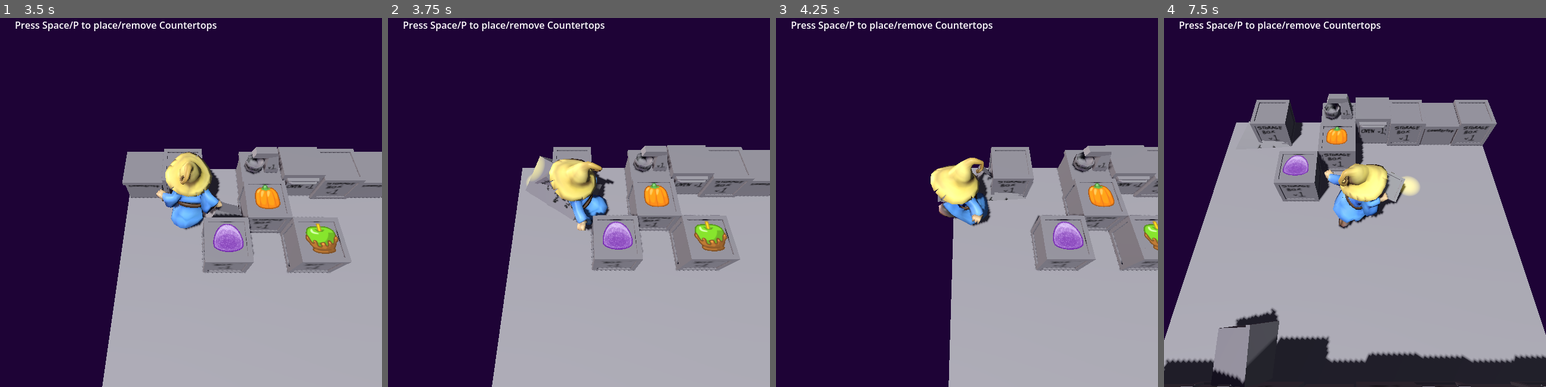
Above: before the commit, frames 1-4 (left to right).
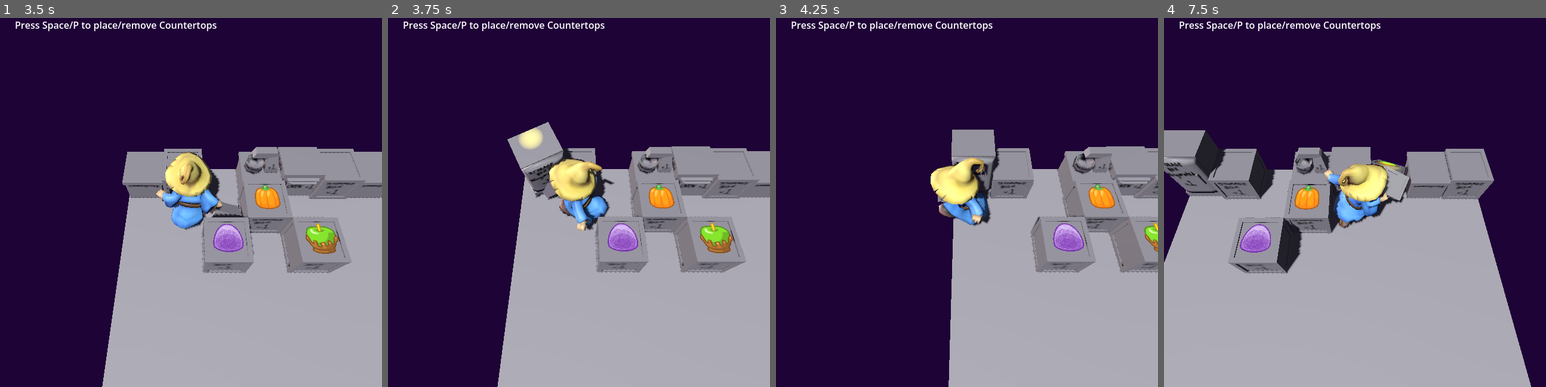
Above: after the commit, the same moments.

Repository: AdmiralPotato/halloween_game_2026
Game: Godot game, scene res://map/TilemapTest.tscn
Same seed, same stepped clock (60 frames per second), same inputs: the game is played once before the commit and once after it.
Inputs (mouse positions are in pixels of both pictures, inside the frame that each line leads up to):
- Up to frame 1 (3.5 s): tap Space every 0.75 s from 0.5 to 2.75 s; move the mouse to (275, 176) at 0.52 s; hold Right (move_right) 0.53-1.28 s; tap P (pickup) at 0.6, 1.35, 2.3, 2.85 s; move the mouse to (114, 213) at 1.27 s; hold Down (move_down) 1.28-2.03 s; move the mouse to (229, 110) at 2.02 s; hold Right (move_right) 2.03-2.78 s; tap C (toggle_rearrange) at 2.1 s; move the mouse to (171, 272) at 2.77 s; hold Up (move_up) from 2.78 s (still down)
- Up to frame 2 (3.75 s): tap Space at 3.5 s; move the mouse to (693, 254) at 3.52 s; release Up (move_up) at 3.53 s; hold Left (move_left) from 3.53 s (still down); tap P (pickup) at 3.6 s
- Up to frame 3 (4.25 s): keep holding Left (move_left)
- Up to frame 4 (7.5 s): tap Space at 4.25 s; move the mouse to (1240, 139) at 4.27 s; tap C (toggle_rearrange) at 4.35, 6.6 s; tap P (pickup) at 4.55, 5.1, 5.85, 6.8, 7.35 s; move the mouse to (1374, 195) at 5.02 s; release Left (move_left) at 5.03 s; hold Down (move_down) 5.03-5.78 s; move the mouse to (1297, 99) at 5.77 s; hold Right (move_right) 5.78-6.53 s; move the mouse to (1439, 176) at 6.52 s; hold Up (move_up) 6.53-7.28 s; move the mouse to (1278, 213) at 7.27 s; hold Right (move_right) from 7.28 s (still down)

Frame 1 is identical in both runs. In frame 2, 6.8% of the frame differs, in the area x 27-100%, y 28-100%; in frame 3, 3.4%; in frame 4, 33%, in the area x 0-100%, y 20-100%.

Commit message:
Fix random rotations when spamming pickup/place

Diff:
--- a/map/TestPlayer.tscn
+++ b/map/TestPlayer.tscn
@@ -57,73 +57,73 @@
 [node name="mage" parent="." unique_id=645908498 instance=ExtResource("2_rn8i4")]
 transform = Transform3D(2, 0, 0, 0, 2, 0, 0, 0, 2, 0, 0, 0)
 
-[node name="Skeleton3D" parent="mage/mage_bones" parent_id_path=PackedInt32Array(645908498, 1087787856) index="0" unique_id=145731199]
-bones/1/position = Vector3(-0.0051319506, 0.34207237, -0.15407808)
-bones/1/rotation = Quaternion(-0.0003616798, 0.7320292, 0.681262, 0.0039113844)
-bones/2/rotation = Quaternion(0.7144226, -0.0046402793, 0.0024735513, 0.6996948)
-bones/3/rotation = Quaternion(0.12815844, -0.008899561, 0.0702262, 0.9892242)
-bones/4/rotation = Quaternion(-0.29753688, 0.017597122, 0.034938633, 0.95390856)
-bones/5/rotation = Quaternion(0.02509516, 0.06864123, -0.025064021, 0.9970108)
-bones/6/rotation = Quaternion(0.34030646, -0.0016818515, 0.028611097, 0.93987775)
-bones/7/rotation = Quaternion(0.016301543, -0.0017302443, 0.051199954, 0.9985539)
-bones/8/rotation = Quaternion(0.7450108, -0.040374342, 0.16014896, 0.6462826)
-bones/9/rotation = Quaternion(0.66162765, -0.123137936, -0.030722754, 0.73901427)
-bones/10/rotation = Quaternion(0.74323016, -0.02733102, 0.1298017, 0.6557542)
-bones/11/rotation = Quaternion(0.7907568, 0.13859348, -0.003481016, 0.5962244)
-bones/12/rotation = Quaternion(0.8436773, -1.955152e-08, -2.2739827e-07, 0.5368507)
-bones/13/rotation = Quaternion(0.8649034, -3.2147618e-08, -4.951772e-08, -0.5019383)
-bones/14/rotation = Quaternion(0.7661683, -0.36009994, -0.46211076, -0.26413646)
-bones/15/rotation = Quaternion(0.7661151, 0.36019278, 0.4620382, -0.26429066)
-bones/16/rotation = Quaternion(-0.6109797, 0.53018886, 0.23217884, 0.5400895)
-bones/17/rotation = Quaternion(-0.5061792, -0.09273086, -0.072412364, 0.85436535)
-bones/18/rotation = Quaternion(-0.057696808, -1.6810371e-07, -0.38079756, 0.92285657)
-bones/19/rotation = Quaternion(-0.56991756, 0.7615509, -0.019096004, 0.30800933)
-bones/20/rotation = Quaternion(0.21159357, 0.34280688, 0.18135983, 0.8971178)
-bones/22/position = Vector3(-3.4847258e-10, 0.112499796, 9.617793e-09)
-bones/22/rotation = Quaternion(-1.3871116e-07, 5.4072903e-08, -0.7071098, 0.70710385)
-bones/23/rotation = Quaternion(-0.29382685, 0.8667987, -0.20759442, 0.3452977)
-bones/24/rotation = Quaternion(0.5311241, 0.63966423, 0.15186685, -0.53448427)
-bones/25/rotation = Quaternion(-0.43401238, 0.43303657, 0.49917454, 0.61232126)
-bones/26/rotation = Quaternion(-0.055649642, -7.729978e-08, 0.3672882, 0.92844087)
-bones/27/rotation = Quaternion(-0.20256172, 0.29816556, -0.73106486, 0.5793188)
-bones/28/rotation = Quaternion(-0.041926995, -0.82592225, -0.14567634, 0.5430223)
-bones/30/position = Vector3(-0.0048954147, 0.06399489, 0.011891585)
-bones/30/rotation = Quaternion(0.46853435, 0.47156656, 0.50569457, 0.54988503)
-bones/31/rotation = Quaternion(-0.16065513, 0.3049003, -0.5945873, 0.72642386)
-bones/32/rotation = Quaternion(-0.11678641, 0.88925797, -0.4400022, 0.044488087)
-bones/33/rotation = Quaternion(0.16884397, 0.869236, -0.46433797, -0.017627122)
-bones/34/rotation = Quaternion(-0.18996975, 0.9817633, 0.0017771161, -0.0070147957)
-bones/35/rotation = Quaternion(0.18987331, 0.9816523, 0.006296616, -0.016348189)
-bones/36/rotation = Quaternion(0.11291866, 1.7932182e-07, -1.325244e-07, 0.99360424)
+[node name="Skeleton3D" parent="mage/mage_bones" parent_id_path=PackedInt32Array(645908498, 907022497) index="0" unique_id=1433606933]
+bones/1/position = Vector3(0.021127319, 0.3094987, -0.15905851)
+bones/1/rotation = Quaternion(0.027981797, 0.7391024, 0.67295265, -0.008914059)
+bones/2/rotation = Quaternion(0.6709428, -3.4703597e-05, 1.8260673e-05, 0.74150914)
+bones/3/rotation = Quaternion(0.12643549, -0.04818388, -0.019725865, 0.9906076)
+bones/4/rotation = Quaternion(-0.19657372, -0.039399885, 0.045221105, 0.97865295)
+bones/5/rotation = Quaternion(0.20685208, 0.026810251, -0.024462828, 0.97769886)
+bones/6/rotation = Quaternion(0.34030646, -0.0016818547, 0.028611166, 0.93987775)
+bones/7/rotation = Quaternion(0.014280337, 0.14809091, -0.15555856, 0.9765587)
+bones/8/rotation = Quaternion(0.6654972, 0.17739828, 0.2451157, 0.6823208)
+bones/9/rotation = Quaternion(0.47610825, 0.029077448, -0.1662255, 0.8630438)
+bones/10/rotation = Quaternion(0.4906178, -0.0592964, 0.04574238, 0.86815083)
+bones/11/rotation = Quaternion(0.5367939, 0.08260316, -0.0032361078, 0.83965385)
+bones/12/rotation = Quaternion(0.7837049, 0.092584684, 0.037855364, 0.6130268)
+bones/13/rotation = Quaternion(0.9057378, 0.065476194, -0.063076355, -0.41397268)
+bones/14/rotation = Quaternion(0.79905903, -0.25846824, -0.52595854, -0.13441133)
+bones/15/rotation = Quaternion(0.76903665, 0.39505213, 0.44106627, -0.24078435)
+bones/16/rotation = Quaternion(-0.64303386, 0.4060495, 0.38233596, 0.52483386)
+bones/17/rotation = Quaternion(-0.5447855, -0.03927927, 0.037247043, 0.83682644)
+bones/18/rotation = Quaternion(-0.05582625, -2.2025782e-07, -0.36845192, 0.9279691)
+bones/19/rotation = Quaternion(-0.55805385, 0.77544373, 0.28182054, 0.08854383)
+bones/20/rotation = Quaternion(0.41631985, 0.34676513, 0.109638706, 0.83331335)
+bones/22/position = Vector3(9.534065e-09, 0.11249981, -8.655775e-09)
+bones/22/rotation = Quaternion(-2.1488093e-07, 1.23216e-07, -0.7071098, 0.70710385)
+bones/23/rotation = Quaternion(-0.21918054, 0.95344, -0.0023876727, 0.20713869)
+bones/24/rotation = Quaternion(0.5845406, 0.5721496, 0.16166344, -0.55210704)
+bones/25/rotation = Quaternion(-0.28506014, 0.278655, 0.4914261, 0.77433366)
+bones/26/rotation = Quaternion(-0.110685594, -9.872021e-08, 0.73052615, 0.67385477)
+bones/27/rotation = Quaternion(-0.17139065, 0.03497323, -0.91483927, 0.36396614)
+bones/28/rotation = Quaternion(-0.210491, -0.71593416, -0.5788436, 0.32874292)
+bones/30/position = Vector3(-0.004895397, 0.0639949, 0.01189163)
+bones/30/rotation = Quaternion(0.4685341, 0.47156608, 0.5056949, 0.5498854)
+bones/31/rotation = Quaternion(-0.2447698, 0.32225475, -0.6266189, 0.6660243)
+bones/32/rotation = Quaternion(-0.074649476, 0.8443799, -0.48704186, 0.2103338)
+bones/33/rotation = Quaternion(0.2051884, 0.8480879, -0.47331592, 0.12089947)
+bones/34/rotation = Quaternion(-0.18996975, 0.9817633, 0.0017767326, -0.007014723)
+bones/35/rotation = Quaternion(0.1898733, 0.9816523, 0.006296236, -0.016348261)
+bones/36/rotation = Quaternion(0.11291905, 1.8075725e-07, -1.3363022e-07, 0.99360424)
 bones/37/rotation = Quaternion(0.9492918, -0.16457272, -0.14643715, -0.22431459)
 bones/38/rotation = Quaternion(0.9598367, 0.18929213, 0.036225136, -0.20388654)
-bones/39/rotation = Quaternion(-0.6606191, -0.05273886, -0.025504205, 0.7484321)
-bones/41/position = Vector3(0.00055616617, 0.13795774, -0.010692666)
-bones/41/rotation = Quaternion(-0.6464152, 0.00044336362, 0.0004252328, 0.7629857)
-bones/42/rotation = Quaternion(0.41073275, -0.46324727, 0.5834009, 0.5256845)
-bones/43/rotation = Quaternion(-0.512486, -0.7597586, 0.24659817, 0.3151419)
-bones/44/rotation = Quaternion(0.5085615, -0.00375064, 0.09325171, 0.85595286)
-bones/45/rotation = Quaternion(-0.022554334, 0.84964293, -0.51744694, 0.099231794)
-bones/46/rotation = Quaternion(0.3823498, 0.038482923, -0.015940407, 0.9230784)
-bones/47/position = Vector3(-0.077710405, 0.0027164873, -0.054755475)
-bones/47/rotation = Quaternion(-0.1822791, 0.013228097, 0.24100745, 0.9531604)
-bones/48/rotation = Quaternion(0.46314025, 0.41061392, -0.52577865, 0.58348453)
-bones/49/rotation = Quaternion(-0.29652292, 0.6826419, -0.507128, 0.4346211)
-bones/50/rotation = Quaternion(0.40146747, 0.0039999746, -0.07361474, 0.9129013)
-bones/51/rotation = Quaternion(0.11310026, 0.73417336, -0.66802543, -0.044043507)
-bones/52/rotation = Quaternion(0.38232392, -0.04006053, 0.01659379, 0.92301047)
-bones/53/position = Vector3(0.092375144, -0.0880716, -0.06680072)
-bones/53/rotation = Quaternion(-0.29621157, 0.16125605, -0.27914432, 0.8990738)
-bones/54/position = Vector3(-0.031784922, 0.042979922, -0.08958955)
-bones/54/rotation = Quaternion(-0.08497342, -0.10513915, 0.052224077, 0.9894433)
-bones/55/position = Vector3(0.0317848, 0.04297994, -0.08958949)
-bones/55/rotation = Quaternion(-0.34607813, 0.09598853, -0.09908065, 0.92800826)
-bones/56/position = Vector3(-0.11415221, 0.05630283, -0.0654929)
-bones/56/rotation = Quaternion(-0.050713994, -0.06165325, 0.19663827, 0.9772208)
-bones/57/position = Vector3(0.11415209, 0.05630286, -0.06549305)
-bones/57/rotation = Quaternion(-0.24422711, 0.04717689, -0.23054212, 0.9407326)
+bones/39/rotation = Quaternion(-0.66061914, -0.052738883, -0.025504299, 0.74843204)
+bones/41/position = Vector3(3.726049e-05, 0.13519824, -0.00071299233)
+bones/41/rotation = Quaternion(-0.64889634, 0.008230133, 0.008355045, 0.7607865)
+bones/42/rotation = Quaternion(0.40694907, -0.45983583, 0.58604646, 0.528671)
+bones/43/rotation = Quaternion(-0.60084075, -0.7322607, 0.19093598, 0.2575426)
+bones/44/rotation = Quaternion(0.6136574, -0.0034244326, 0.1125225, 0.78150606)
+bones/45/rotation = Quaternion(-0.0025966729, 0.8197757, -0.56221384, 0.10898066)
+bones/46/rotation = Quaternion(0.386044, 0.060460623, 0.0273009, 0.92009205)
+bones/47/position = Vector3(-0.04511524, 0.016255729, -0.057178438)
+bones/47/rotation = Quaternion(-0.25610405, -0.05701838, 0.19704154, 0.94463444)
+bones/48/rotation = Quaternion(0.4598358, 0.40694898, -0.528671, 0.58604646)
+bones/49/rotation = Quaternion(-0.3424923, 0.7085946, -0.4099157, 0.46104428)
+bones/50/rotation = Quaternion(0.51602197, 0.0037301744, -0.09461991, 0.85132515)
+bones/51/rotation = Quaternion(0.03780382, 0.71159434, -0.696505, -0.08417399)
+bones/52/rotation = Quaternion(0.38625425, 0.06671586, 0.0246688, 0.91964567)
+bones/53/position = Vector3(0.088100195, -0.08498137, -0.050475016)
+bones/53/rotation = Quaternion(-0.3381469, 0.179969, -0.32820815, 0.8634508)
+bones/54/position = Vector3(-0.03178495, 0.04297997, -0.08958957)
+bones/54/rotation = Quaternion(-0.2065597, -0.07500035, 0.09450466, 0.970967)
+bones/55/position = Vector3(0.031784814, 0.04298001, -0.08958955)
+bones/55/rotation = Quaternion(-0.33036736, 0.106649786, -0.09662315, 0.93281686)
+bones/56/position = Vector3(-0.11415221, 0.056302827, -0.06549289)
+bones/56/rotation = Quaternion(-0.004913078, -0.03950527, 0.25694993, 0.9656045)
+bones/57/position = Vector3(0.114152096, 0.056302913, -0.0654931)
+bones/57/rotation = Quaternion(-0.2448633, 0.042626735, -0.30495852, 0.9193614)
 
-[node name="bucket" parent="mage/mage_bones/Skeleton3D" index="0" unique_id=1025509136]
+[node name="bucket" parent="mage/mage_bones/Skeleton3D" index="0" unique_id=888979770]
 visible = false
 
 [node name="AnimationTree" type="AnimationTree" parent="." unique_id=2145077579]
--- a/map/base_map_node.gd
+++ b/map/base_map_node.gd
@@ -3,12 +3,12 @@
 extends Node3D
 
 const TWEEN_TIME = 0.2
+var tween: Tween
+var last_global_transform: Transform3D
 
-var last_global_transform: Transform3D
 func store_global_transform():
 	last_global_transform = global_transform if is_inside_tree() else Transform3D()
 
-var tween: Tween
 func animate_to_current_transform():
 	if tween:
 		tween.kill()
--- a/map/test_player.gd
+++ b/map/test_player.gd
@@ -52,8 +52,7 @@
 		# If we're holding an object now, it's because we picked one up.
 		if held_object:
 			carry_node.add_child(held_object)
-			held_object.position = Vector3.ZERO
-			held_object.scale = SMOL
+			held_object.transform = Transform3D(Basis().scaled(SMOL), Vector3.ZERO)
 			held_object.animate_to_current_transform()
 		if old_held:
 			old_held.animate_to_current_transform()
--- a/map/tilemap.gd
+++ b/map/tilemap.gd
@@ -85,8 +85,7 @@
 			new_node.reparent(self, false)
 		else:
 			add_child(new_node)
-		new_node.position = Vector3(xy.x+0.5, 0.0, xy.y+0.5)
-		new_node.scale = Vector3.ONE
+		new_node.transform = Transform3D(Basis(), Vector3(xy.x+0.5, 0.0, xy.y+0.5))
 		new_node.name = "Furni%d_%d" % [xy.x, xy.y]
 		new_node.unpack()
 	if tile.item:
